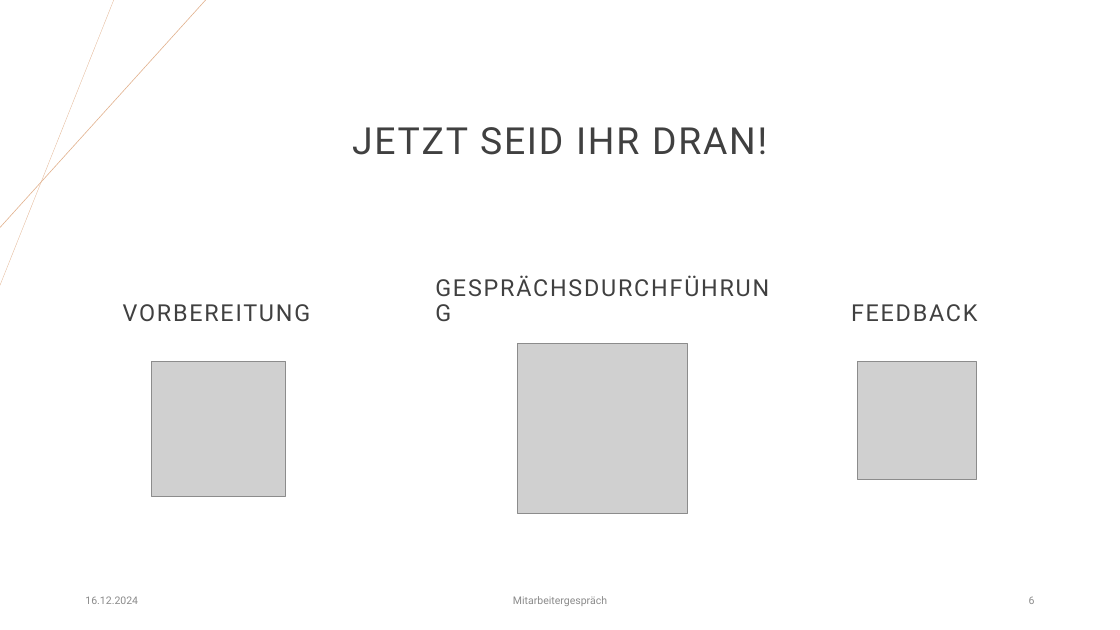
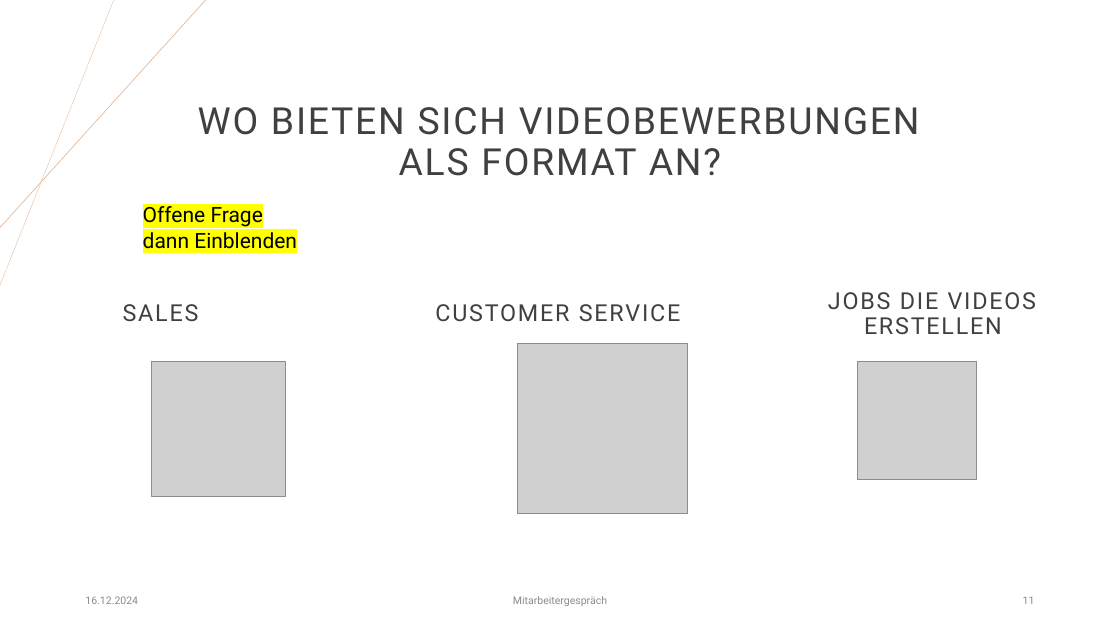
Before and after one commit to Tibodv/bathesis, a slide deck: slide 11 of Papers/Hiring Funnel/VidBewerbungen/Mitarbeitergespräche Training_Draft_251124.pptx (slide 6 before the commit). Drawn at 1120x630 pixels with LibreOffice and Linux fonts; fonts in the diff are those of the drawing; grey boxes stand for pictures. Boxes give left, top, right and bottom in pixels: in the first picture for what was removed or moved away, otherwise in the second. Text is boxed around its words. In the diff, an @@ line names an element or a change of style, - is before the commit and + after.

```diff
--- a/Papers/Hiring Funnel/VidBewerbungen/Mitarbeitergespräche Training_Draft_251124.pptx
+++ b/Papers/Hiring Funnel/VidBewerbungen/Mitarbeitergespräche Training_Draft_251124.pptx
@@ title at [198,107,920,176]: text changed @@
-JETZT SEID IHR DRAN!
+WO BIETEN SICH VIDEOBEWERBUNGEN ALS FORMAT AN?
@@ text added at [143,203,297,254], 18 pt, text #000000 @@
+Offene Frage dann Einblenden
@@ text at [828,292,1037,334]: text changed @@
-FEEDBACK
+JOBS DIE VIDEOS ERSTELLEN
@@ text at [123,304,199,321]: text changed @@
-VORBEREITUNG
+SALES
@@ text at [435,304,681,321]: text changed @@
-GESPRÄCHSDURCHFÜHRUNG
+CUSTOMER SERVICE
@@ page number at [1023,597,1035,604]: text changed @@
-6
+11
```
Also in this commit, not shown: 5 other slides changed, 13 slides added, 3 slides removed, 2 other files.
